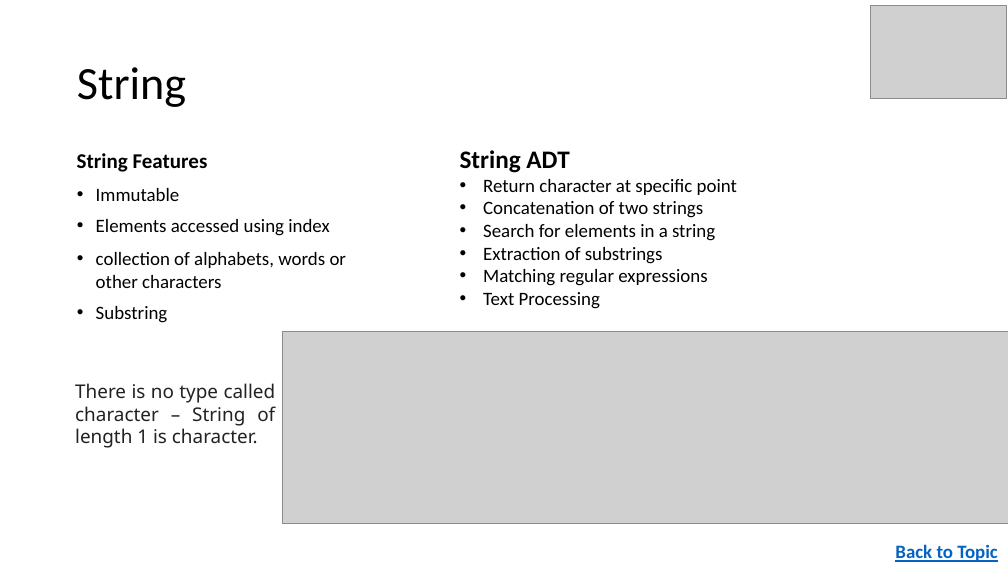
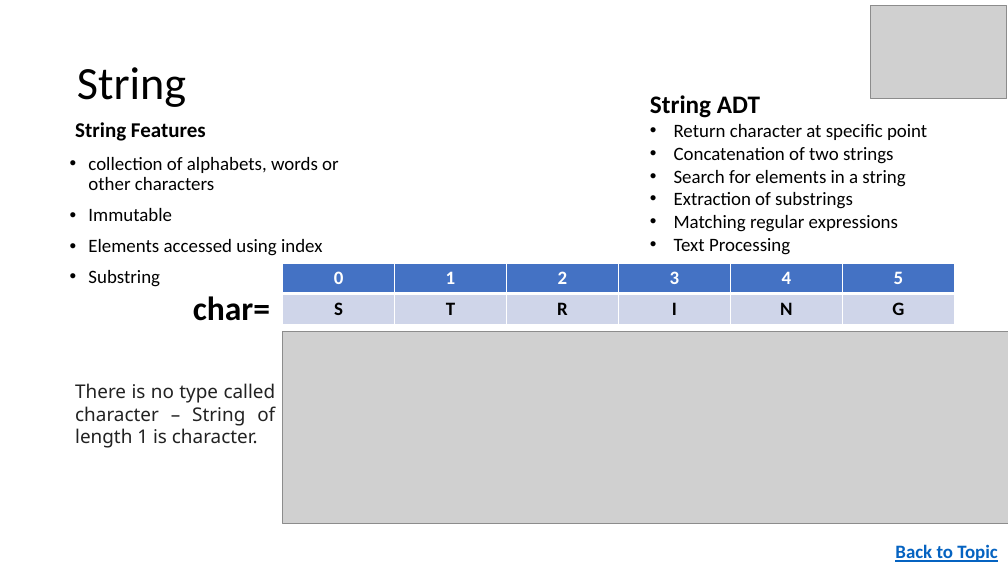
Before and after one commit to solankiravi/Python, a slide deck: slide 12 of PPTs/2.PythonDataStructure.pptx. Drawn at 1008x567 pixels with LibreOffice and Linux fonts; fonts in the diff are those of the drawing; grey boxes stand for pictures. Boxes give left, top, right and bottom in pixels: in the first picture for what was removed or moved away, otherwise in the second. Text is boxed around its words. In the diff, an @@ line names an element or a change of style, - is before the commit and + after.

```diff
--- a/PPTs/2.PythonDataStructure.pptx
+++ b/PPTs/2.PythonDataStructure.pptx
@@ text "String ADT": place and size @@
-text "String ADT" at <box>460,150,737,309</box>
+text "String ADT" at <box>650,95,927,255</box>
@@ text "String Features": place and size @@
-text "String Features" at <box>77,153,208,172</box>
+text "String Features" at <box>75,122,206,141</box>
@@ text "collection of alphabets, words or ...": place and size @@
-text "collection of alphabets, words or ..." at <box>96,188,347,323</box>
+text "collection of alphabets, words or ..." at <box>88,157,339,287</box>
@@ text at <box>88,157,339,190</box>: paragraph added @@
+• collection of alphabets, words or other characters
@@ text at <box>96,252,347,288</box>: paragraph removed @@
-• collection of alphabets, words or other characters
@@ table added at <box>283,263,954,324</box>, 2 rows, 6 columns @@
+0 | 1 | 2 | 3 | 4 | 5
+S | T | R | I | N | G
@@ text added at <box>193,296,270,321</box>, 32 pt, text #000000, bold @@
+char=
```
Also in this commit, not shown: 16 other files.
